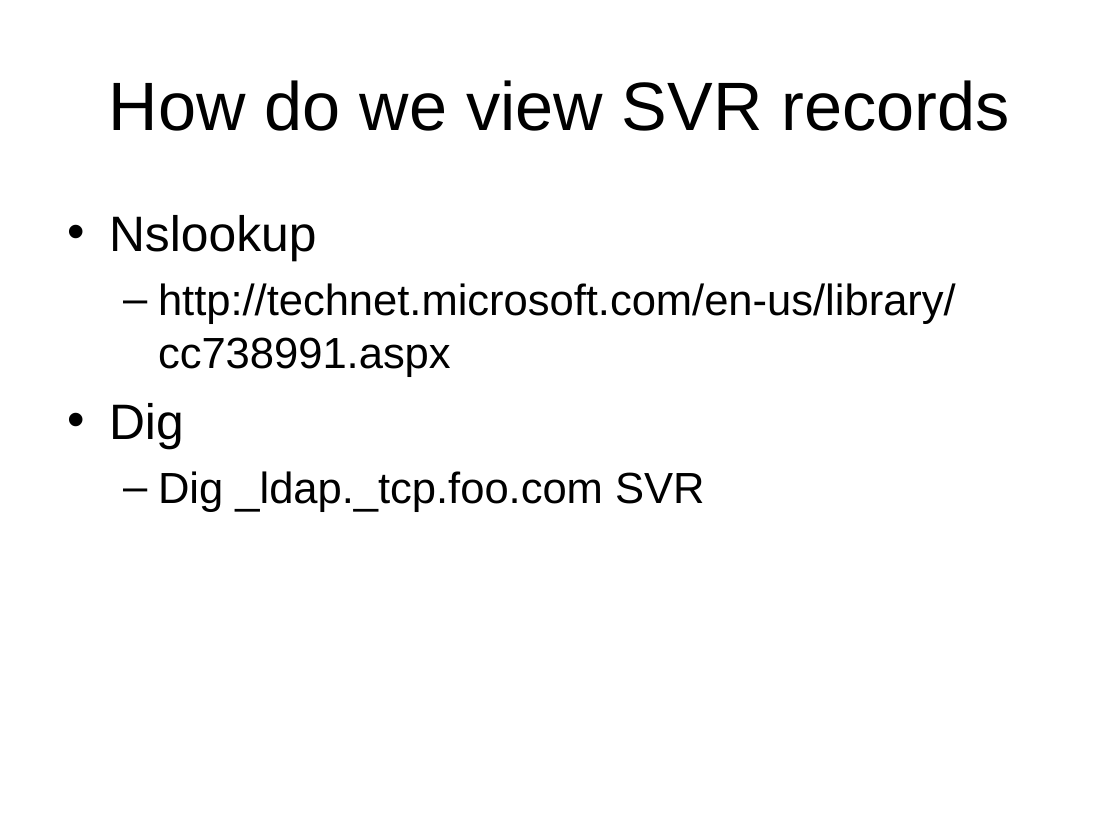
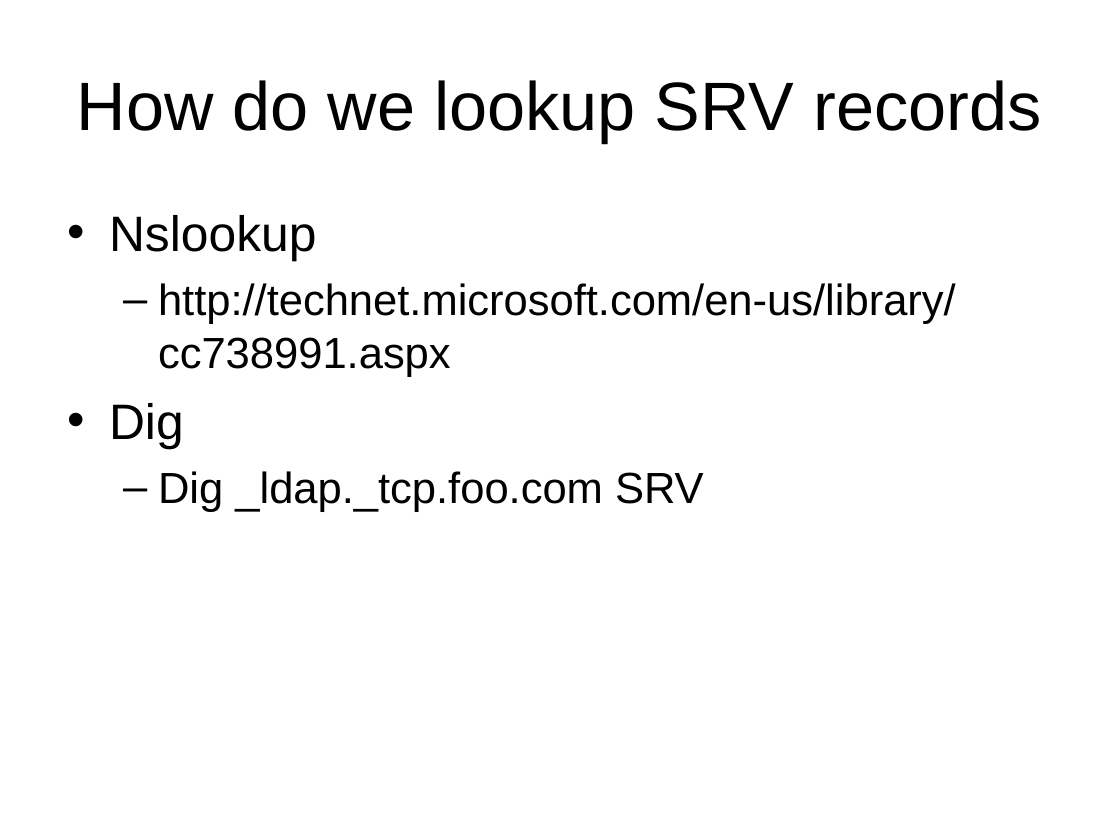
Before and after one commit to LIPHP/LDAP-Talk, a slide deck: slide 42 of Docs/LIPHP-Using LDAP with PHP.ppt. Drawn at 1120x840 pixels with LibreOffice and Linux fonts; fonts in the diff are those of the drawing. Boxes give left, top, right and bottom in pixels: in the first picture for what was removed or moved away, otherwise in the second. Text is boxed around its words. In the diff, an @@ line names an element or a change of style, - is before the commit and + after.

```diff
--- a/Docs/LIPHP-Using LDAP with PHP.ppt
+++ b/Docs/LIPHP-Using LDAP with PHP.ppt
@@ title at <box>77,80,1041,143</box>: text changed @@
-How do we view SVR records
+How do we lookup SRV records
@@ text at <box>158,471,704,512</box>: text changed @@
-  – Dig _ldap._tcp.foo.com SVR
+  – Dig _ldap._tcp.foo.com SRV
```
Also in this commit, not shown: 5 other slides changed.
